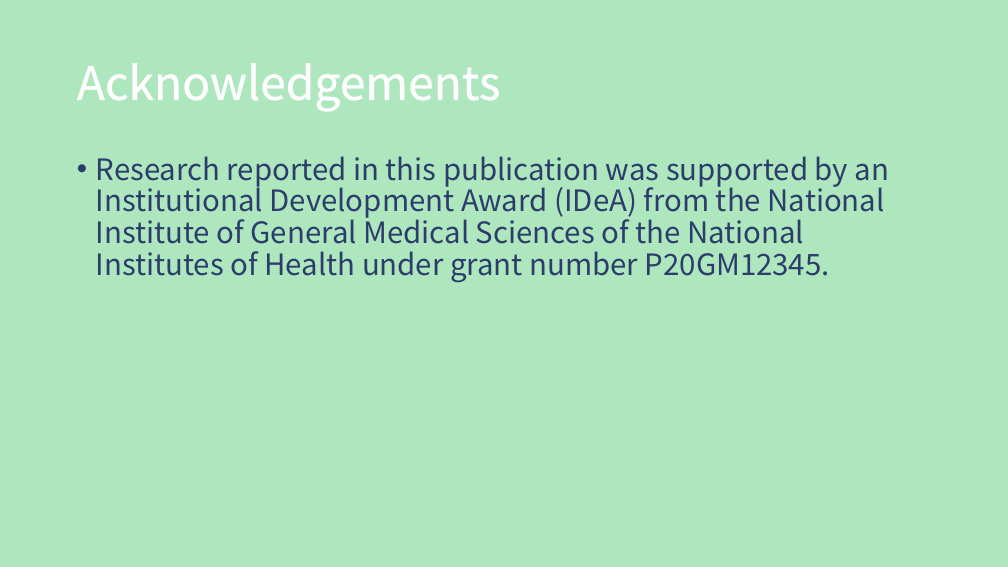
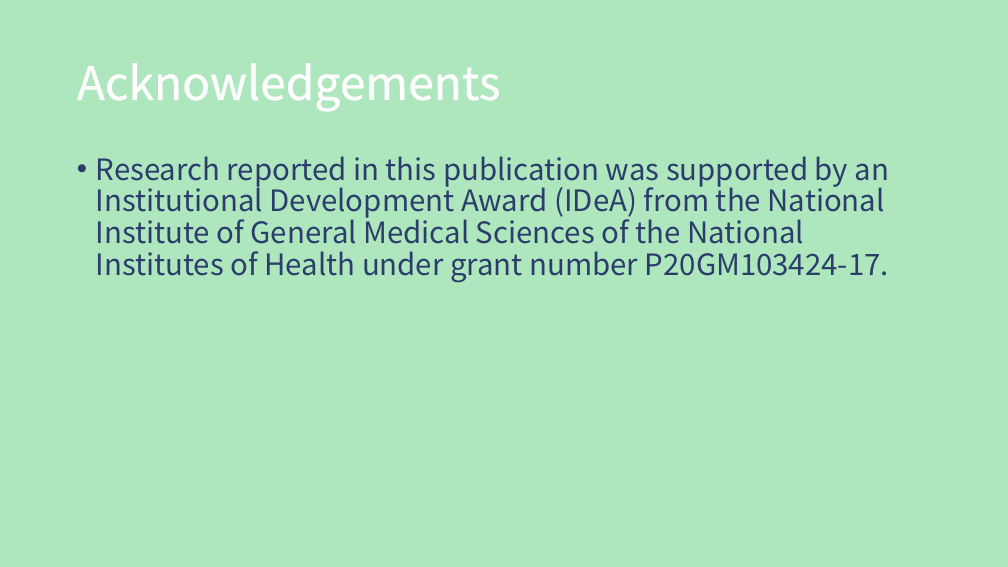
Before and after one commit to lbrn/new-jekyll-lbrn, a slide deck: slide 3 of downloads/presentation-templates/LBRN_Template_Light2_Computing.potx. Drawn at 1008x567 pixels with LibreOffice and Linux fonts; fonts in the diff are those of the drawing; background and template pictures are left out. Boxes give left, top, right and bottom in pixels: in the first picture for what was removed or moved away, otherwise in the second. Text is boxed around its words. In the diff, an @@ line names an element or a change of style, - is before the commit and + after.

```diff
--- a/downloads/presentation-templates/LBRN_Template_Light2_Computing.potx
+++ b/downloads/presentation-templates/LBRN_Template_Light2_Computing.potx
@@ text at (96, 156, 889, 283): text changed @@
-• Research reported in this publication was supported by an Institutional Development Award (IDeA) from the National Institute of General Medical Sciences of the National Institutes of Health under grant number P20GM12345.
+• Research reported in this publication was supported by an Institutional Development Award (IDeA) from the National Institute of General Medical Sciences of the National Institutes of Health under grant number P20GM103424-17.
```
Also in this commit, not shown: 12 other files.
